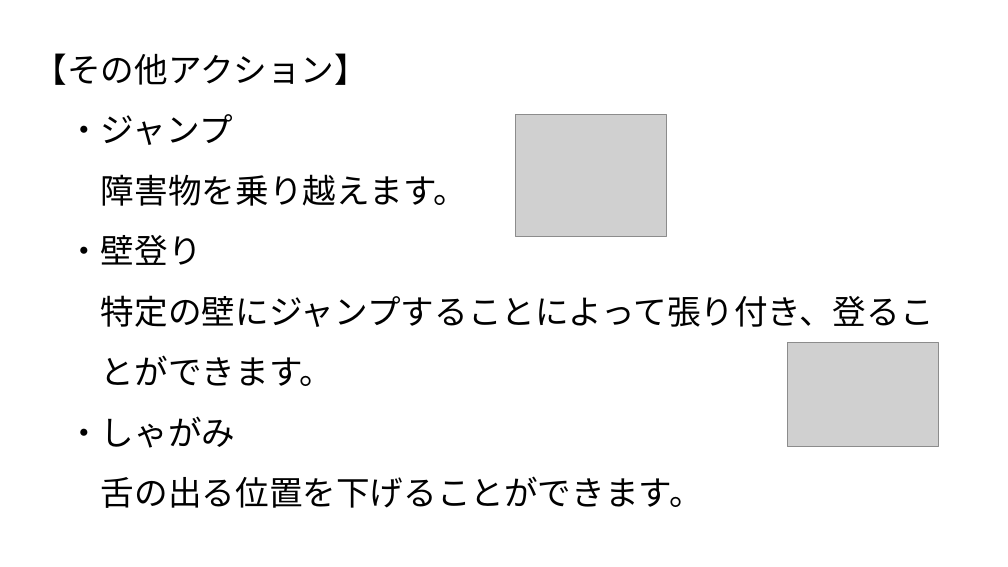
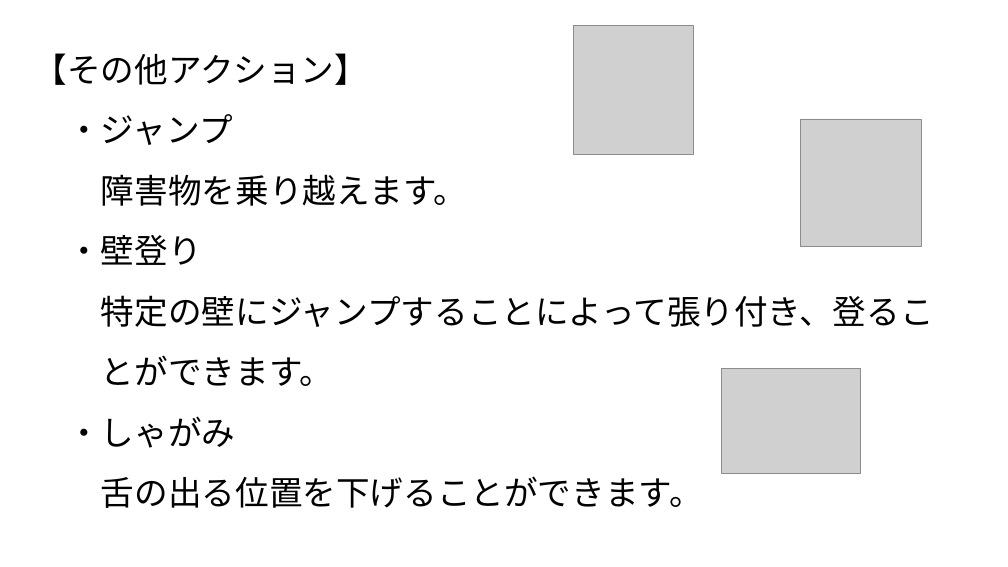
Before and after one commit to 1601323/Gameproject, a slide deck: slide 10 of AsoGameSho.pptx. Drawn at 1008x567 pixels with LibreOffice and Linux fonts; fonts in the diff are those of the drawing; grey boxes stand for pictures; background and template pictures are left out. Boxes give left, top, right and bottom in pixels: in the first picture for what was removed or moved away, otherwise in the second. Text is boxed around its words. In the diff, an @@ line names an element or a change of style, - is before the commit and + after.

```diff
--- a/AsoGameSho.pptx
+++ b/AsoGameSho.pptx
@@ picture added at box(573, 25, 693, 154) @@
@@ picture removed at box(515, 114, 666, 237) @@
@@ picture added at box(801, 119, 921, 246) @@
@@ picture removed at box(788, 343, 939, 447) @@
@@ picture added at box(722, 369, 861, 473) @@
```
Also in this commit, not shown: 6 other slides changed.
